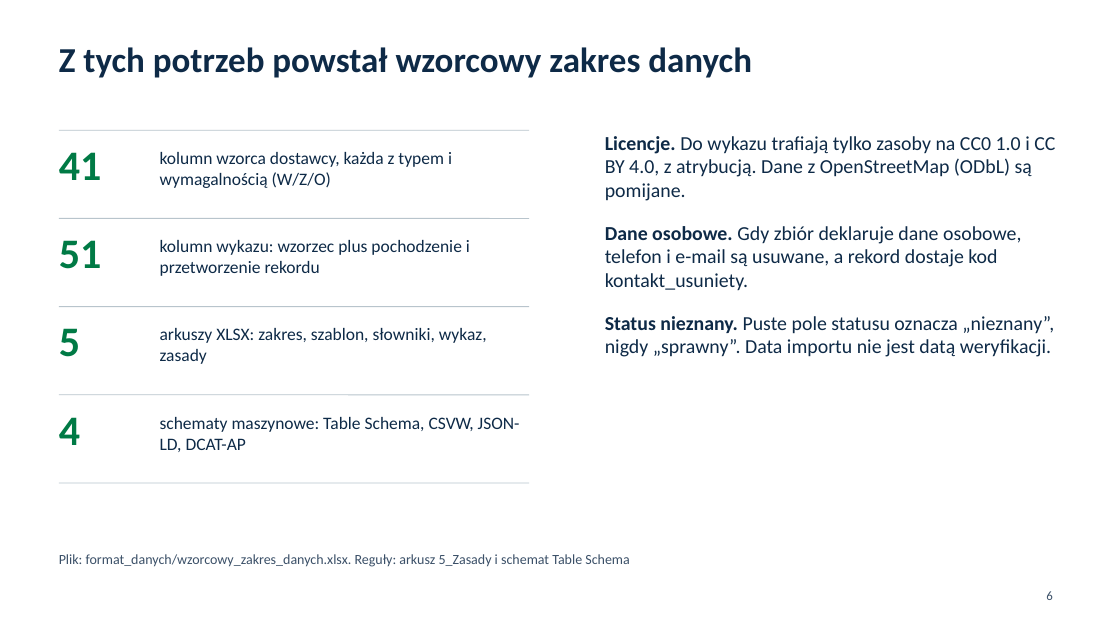
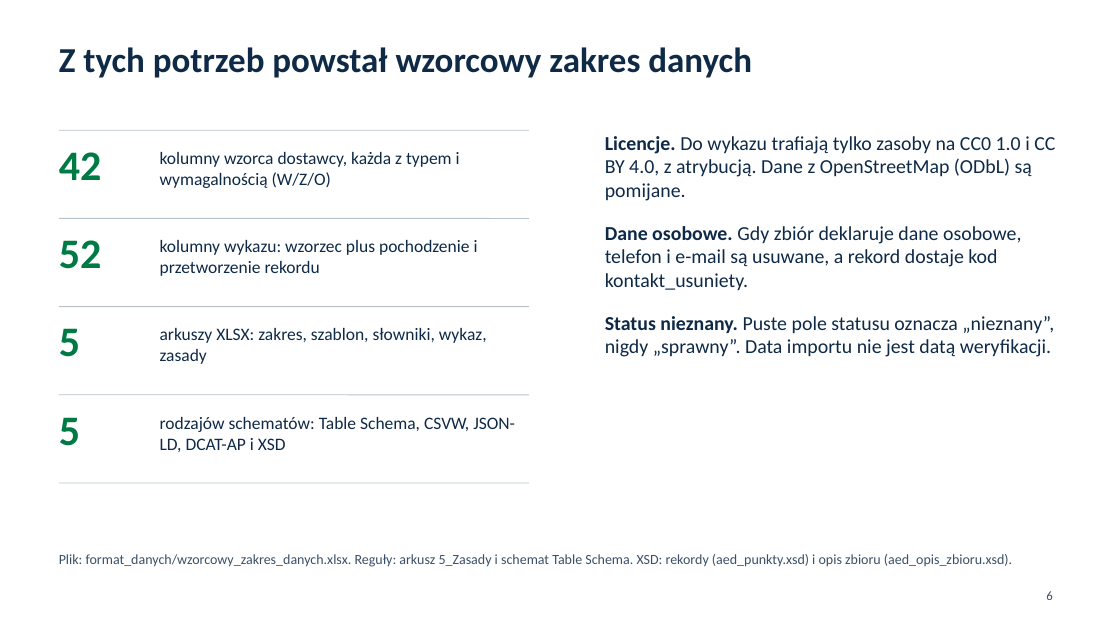
Before and after one commit to Bleidhu/Hack_Nation_2026_Open_AED, a slide deck: slide 6 of ZGLOSZENIE/prezentacja/dane_przezycie_prezentacja.pptx. Drawn at 1120x630 pixels with LibreOffice and Linux fonts; fonts in the diff are those of the drawing. Boxes give left, top, right and bottom in pixels: in the first picture for what was removed or moved away, otherwise in the second. Text is boxed around its words. In the diff, an @@ line names an element or a change of style, - is before the commit and + after.

```diff
--- a/ZGLOSZENIE/prezentacja/dane_przezycie_prezentacja.pptx
+++ b/ZGLOSZENIE/prezentacja/dane_przezycie_prezentacja.pptx
@@ text at box(59, 152, 102, 180): text changed @@
-41
+42
@@ text at box(160, 152, 460, 188): text changed @@
-kolumn wzorca dostawcy, każda z typem i wymagalnością (W/Z/O)
+kolumny wzorca dostawcy, każda z typem i wymagalnością (W/Z/O)
@@ text at box(59, 240, 102, 269): text changed @@
-51
+52
@@ text at box(160, 240, 478, 276): text changed @@
-kolumn wykazu: wzorzec plus pochodzenie i przetworzenie rekordu
+kolumny wykazu: wzorzec plus pochodzenie i przetworzenie rekordu
@@ text at box(59, 417, 80, 446): text changed @@
-4
+5
@@ text at box(160, 417, 515, 452): text changed @@
-schematy maszynowe: Table Schema, CSVW, JSON-LD, DCAT-AP
+rodzajów schematów: Table Schema, CSVW, JSON-LD, DCAT-AP i XSD
@@ text at box(59, 554, 1012, 567): text changed @@
-Plik: format_danych/wzorcowy_zakres_danych.xlsx. Reguły: arkusz 5_Zasady i schemat Table Schema
+Plik: format_danych/wzorcowy_zakres_danych.xlsx. Reguły: arkusz 5_Zasady i schemat Table Schema. XSD: rekordy (aed_punkty.xsd) i opis zbioru (aed_opis_zbioru.xsd).
```
Also in this commit, not shown: 12 other slides changed, 9 slides added, 53 other files.
